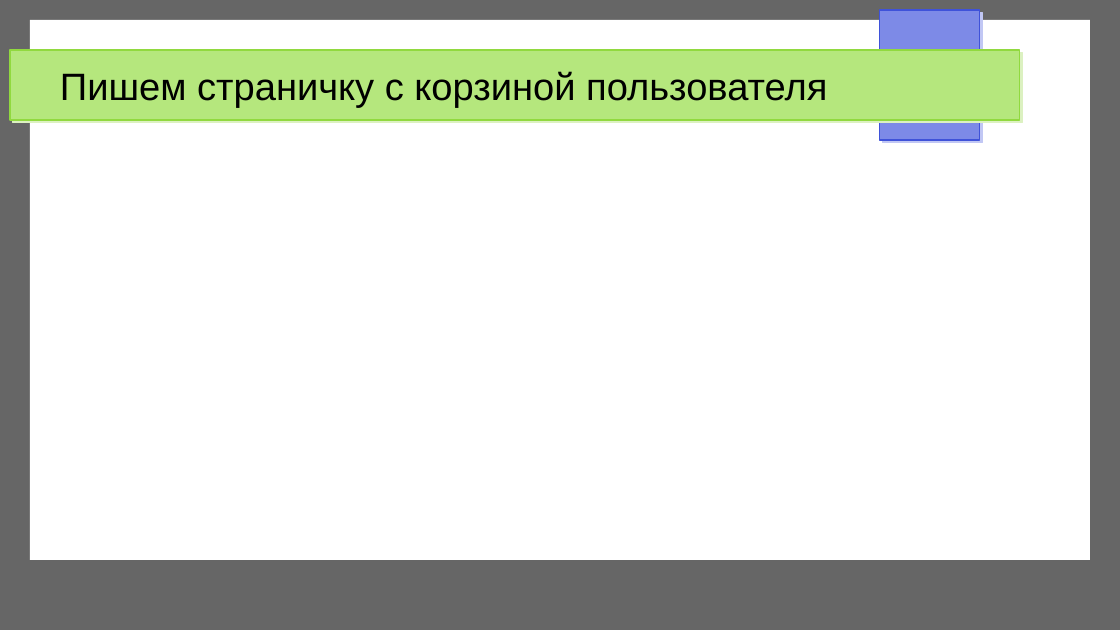
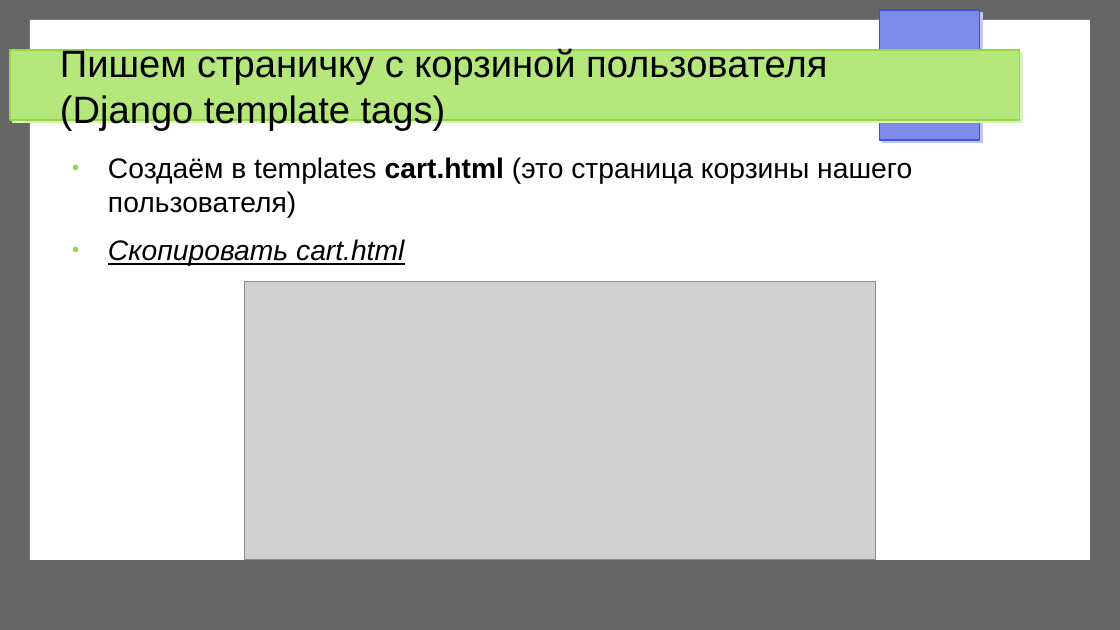
Before and after one commit to trnkv/django__my_tutorial, a slide deck: slide 23 of description.odp (slide 19 before the commit). Drawn at 1120x630 pixels with LibreOffice and Linux fonts; fonts in the diff are those of the drawing; grey boxes stand for pictures. Boxes give left, top, right and bottom in pixels: in the first picture for what was removed or moved away, otherwise in the second. Text is boxed around its words. In the diff, an @@ line names an element or a change of style, - is before the commit and + after.

```diff
--- a/description.odp
+++ b/description.odp
@@ title at box(60, 47, 827, 131): text changed @@
-Пишем страничку с корзиной пользователя
+Пишем страничку с корзиной пользователя
+(Django template tags)
@@ text added at box(108, 157, 912, 266), 20 pt, text #000000 @@
+● Создаём в templates cart.html (это страница корзины нашего пользователя)
+● Скопировать cart.html
@@ picture added at box(244, 282, 876, 560) @@
```
Also in this commit, not shown: 14 other slides changed, 6 slides added, 4 other files.
